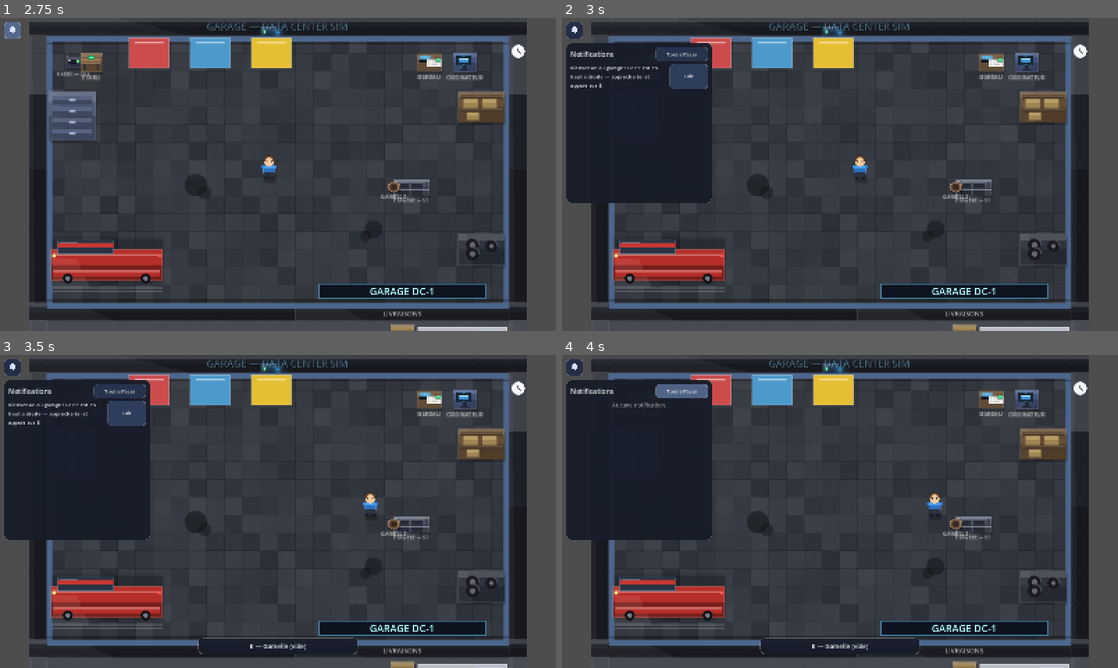
Above: before the commit, frames 1-4 (two rows, left to right).
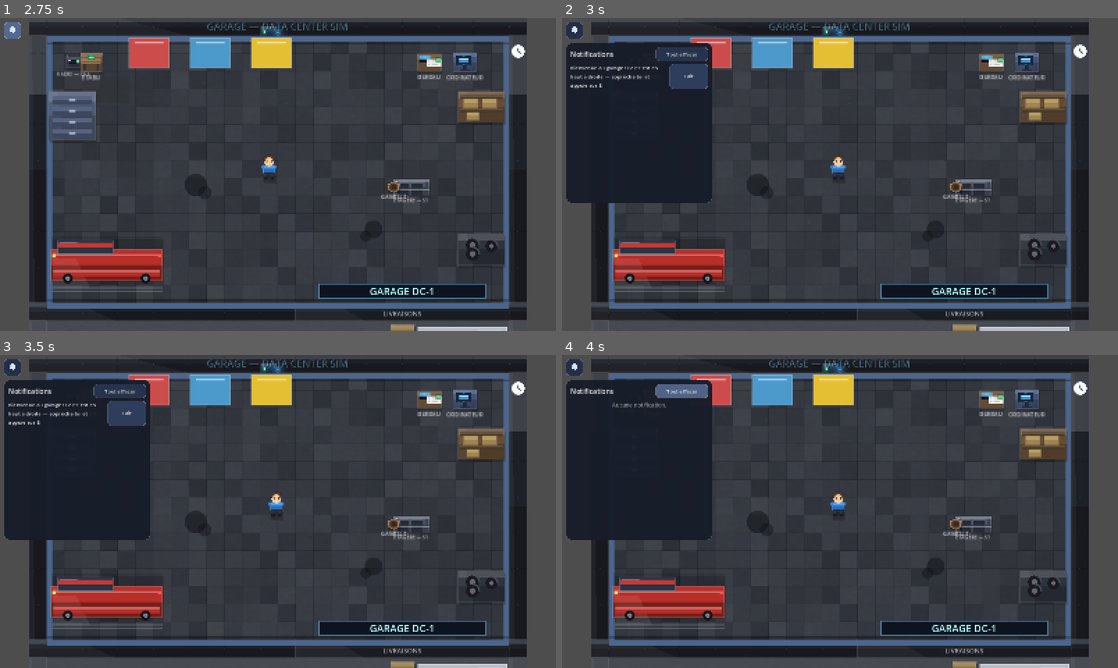
Above: after the commit, the same moments.

Repository: BlackAngelTVdev/DataCenter-Simulator
Game: Godot game, scene res://scenes/ui/menu.tscn
The game is run twice, just before and just after one commit, with the same random seed, the same clock (stepped at 60 frames per second) and the same inputs.
Inputs (mouse positions are in pixels of both pictures, inside the frame that each line leads up to):
- Up to frame 1 (2.75 s): click "Reprendre" at 0.5 s; click "1" at 1.25 s; click (11, 30) at 2 s
- Up to frame 2 (3 s): tap Enter at 2.75 s; move the mouse to (962, 158) at 2.77 s; hold D (move_right) from 2.78 s (still down); hold E (interact) from 2.78 s (still down); click (962, 158) at 2.92 s
- Up to frame 3 (3.5 s): keep holding D (move_right); keep holding E (interact)
- Up to frame 4 (4 s): release D (move_right) at 3.5 s; release E (interact) at 3.5 s; click "Tout effacer" at 3.5 s

Frame 1 is identical in both runs. In frame 2, 0.2% of the frame differs, in the area x 48-55%, y 44-52%; in frame 3, 1.1%; in frame 4, 1.1%, in the area x 35-69%, y 44-96%.

Commit message:
fix(garage): bloquer E et les clics pendant le panneau de notifications
hud.panel_open entre dans la garde de _try_interact() et un
early-return dans _unhandled_input() : lire ses notifications ne pose
plus d'objet ni n'ouvre d'armoire derrière le panneau. Le bouton
cloche reste cliquable (géré par le GUI, pas par _unhandled_input).

Diff:
--- a/scripts/game/garage_scene.gd
+++ b/scripts/game/garage_scene.gd
@@ -288,13 +288,17 @@
 func _process(_delta: float) -> void:
 	player.input_blocked = computer_os.visible or install_ui.visible or rack_ui.visible \
 		or bench_ui.visible or storage_ui.visible or pause_menu.visible or travel_ui.visible \
-		or bills_ui.visible or assembly_ui.visible
+		or bills_ui.visible or assembly_ui.visible or hud.panel_open
 	storage_ui.set_hands(player.is_carrying())
 	_update_prompt()
 	_refresh_placement_overlay()
 
 
 func _unhandled_input(event: InputEvent) -> void:
+	# Panneau de notifications ouvert : E et les clics ne doivent pas déclencher
+	# d'action dans le monde (lire ses notifications ne doit pas poser/ouvrir).
+	if hud.panel_open:
+		return
 	if event is InputEventKey and event.pressed and not event.echo \
 			and event.is_action_pressed("interact"):
 		_try_interact()
@@ -824,7 +828,7 @@
 func _try_interact() -> void:
 	if computer_os.visible or install_ui.visible or rack_ui.visible \
 			or bench_ui.visible or storage_ui.visible or pause_menu.visible or travel_ui.visible \
-			or bills_ui.visible or assembly_ui.visible:
+			or bills_ui.visible or assembly_ui.visible or hud.panel_open:
 		return
 	# Serveur EN PANNE proche : on le prend en main pour l'établi.
 	if not player.is_carrying():
